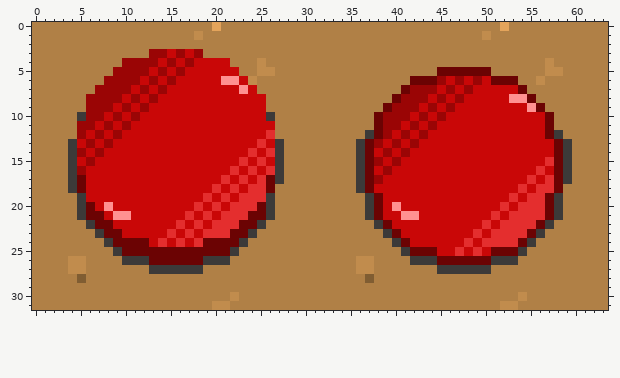
Pixel-art sprite, stored at csOpenGL/Textures/BasicButton.png. The picture above was drawn from the file before the commit.
The file is 64x32 pixels. Colours within 5 levels of each other are drawn and written as one.
After:
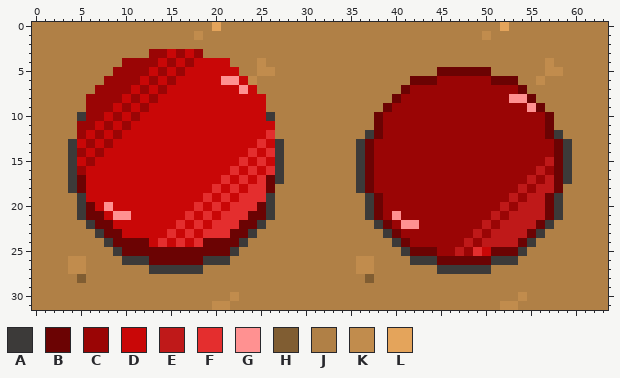
Palette (. is transparent): A #3c3a39  B #6b0303  C #9a0505  D #c90707  E #bf1919  F #e42e2e  G #ff9191  H #805d32  J #b08046  K #c18c4d  L #e4a45b
What changed:
y 6: x 46 D -> C; x 48 D -> C; x 50 D -> C
y 7: x 45 D -> C; x 47 D -> C; x 49..53 DDDDD -> CCCCC
y 8: x 44 D -> C; x 46 D -> C; x 48..52 DDDDD -> CCCCC
y 9: x 43 D -> C; x 45 D -> C; x 47..54 DDDDDDDD -> CCCCCCCC
y 10: x 42 D -> C; x 44 D -> C; x 46..56 DDDDDDDDDDD -> CCCCCCCCCCC
y 11: x 41 D -> C; x 43 D -> C; x 45..56 DDDDDDDDDDDD -> CCCCCCCCCCCC
y 12: x 40 D -> C; x 42 D -> C; x 44..56 DDDDDDDDDDDDD -> CCCCCCCCCCCCC
y 13: x 39 D -> C; x 41 D -> C; x 43..57 DDDDDDDDDDDDDDD -> CCCCCCCCCCCCCCC
y 14: x 38 D -> C; x 40 D -> C; x 42..57 DDDDDDDDDDDDDDDD -> CCCCCCCCCCCCCCCC
y 15: x 39 D -> C; x 41..57 DDDDDDDDDDDDDDDDF -> CCCCCCCCCCCCCCCCE
y 16: x 38 D -> C; x 40..57 DDDDDDDDDDDDDDDDFD -> CCCCCCCCCCCCCCCCEC
y 17: x 39..57 DDDDDDDDDDDDDDDDFDF -> CCCCCCCCCCCCCCCCECE
y 18: x 38..57 DDDDDDDDDDDDDDDDFDFF -> CCCCCCCCCCCCCCCCECEE
y 19: x 39..56 DDDDDDDDDDDDDDFDFF -> CCCCCCCCCCCCCCECEE
y 20: x 39..56 DGDDDDDDDDDDDFDFFF -> CCCCCCCCCCCCCECEEE
y 21: x 39..56 DDGGDDDDDDDDFDFFFF -> CGCCCCCCCCCCECEEEE
y 22: x 40..55 DDDDDDDDDDFDFFFF -> CGGCCCCCCCECEEEE
y 23: x 41..54 DDDDDDDDFDFFFF -> CCCCCCCCECEEEE
y 24: x 42..53 DDDDDDFDFFFF -> CCCCCCECEEEE
y 25: x 45..48 DDFD -> CCEC
